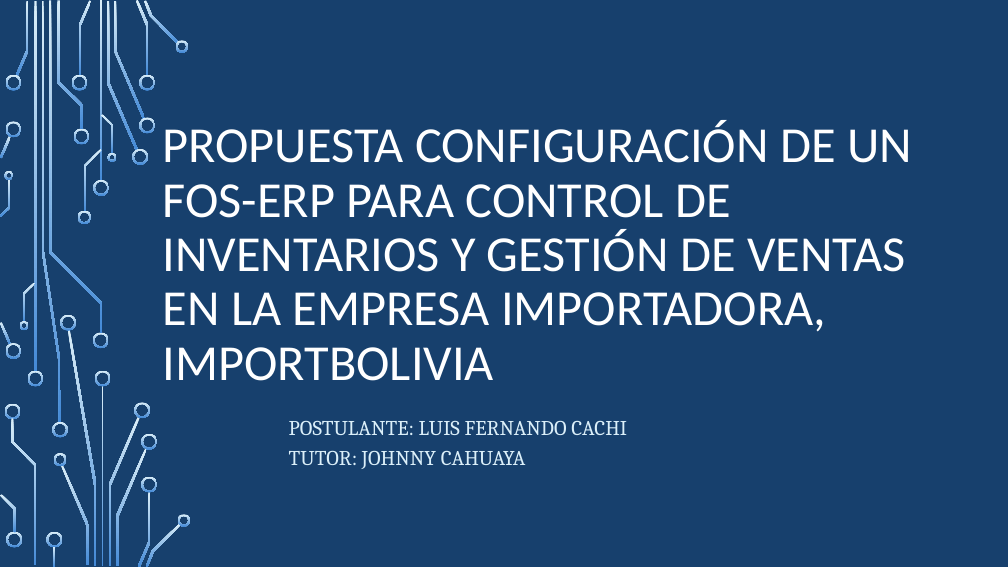
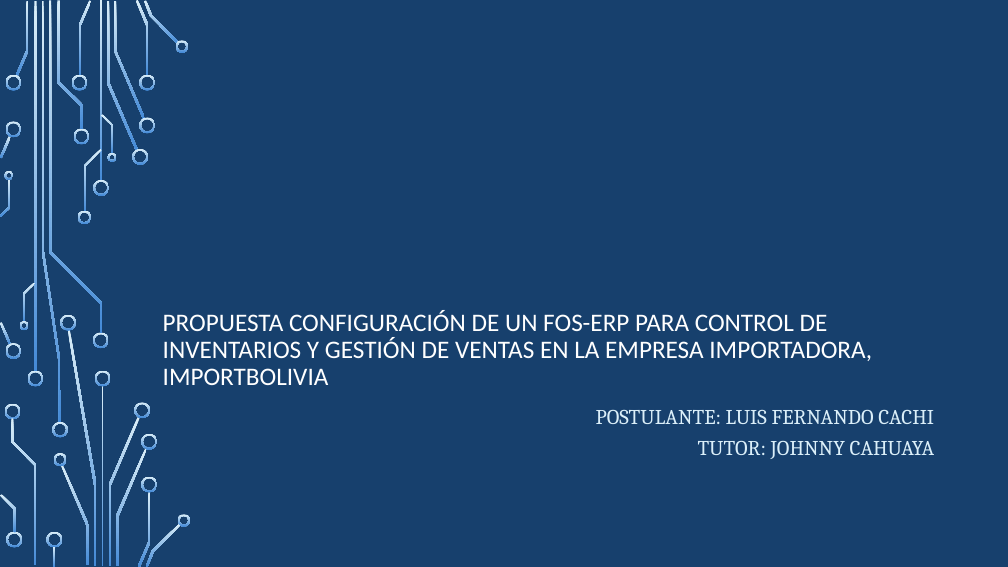
Before and after one commit to lufercc/ProyectoWord, a slide deck: slide 1 of monografia.pptx. Drawn at 1008x567 pixels with LibreOffice and Linux fonts; fonts in the diff are those of the drawing; background and template pictures are left out. Boxes give left, top, right and bottom in pixels: in the first picture for what was removed or moved away, otherwise in the second. Text is boxed around its words. In the diff, an @@ line names an element or a change of style, - is before the commit and + after.

Commit message:
changes in PPT

```diff
--- a/monografia.pptx
+++ b/monografia.pptx
@@ title "PROPUESTA CONFIGURACIÓN DE UN FOS-ERP ...": place and size @@
-title "PROPUESTA CONFIGURACIÓN DE UN FOS-ERP ..." at bbox=[163, 121, 912, 381]
+title "PROPUESTA CONFIGURACIÓN DE UN FOS-ERP ..." at bbox=[163, 310, 872, 385]
@@ title "PROPUESTA CONFIGURACIÓN DE UN FOS-ERP ..." at bbox=[163, 310, 872, 385]: size 48 to 24 pt @@
@@ subtitle "POSTULANTE: LUIS FERNANDO CACHI TUTOR: ...": place and size @@
-subtitle "POSTULANTE: LUIS FERNANDO CACHI TUTOR: ..." at bbox=[289, 421, 627, 469]
+subtitle "POSTULANTE: LUIS FERNANDO CACHI TUTOR: ..." at bbox=[596, 410, 935, 459]
@@ subtitle "POSTULANTE: LUIS FERNANDO CACHI TUTOR: ..." at bbox=[596, 410, 935, 459]: alignment left to right @@
```
Also in this commit, not shown: 15 slides added.
